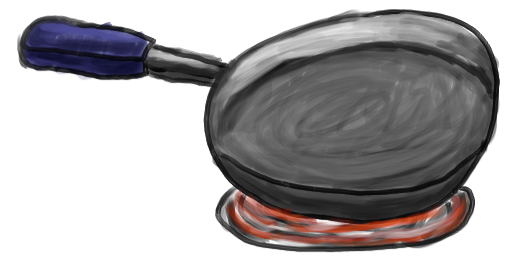
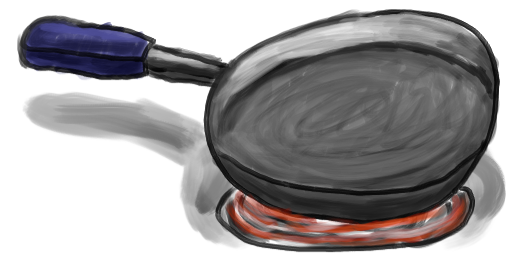
Layered file, before and after one edit (512x256). Changes by layer:
added layer "Door" over [22, 91, 506, 250]
